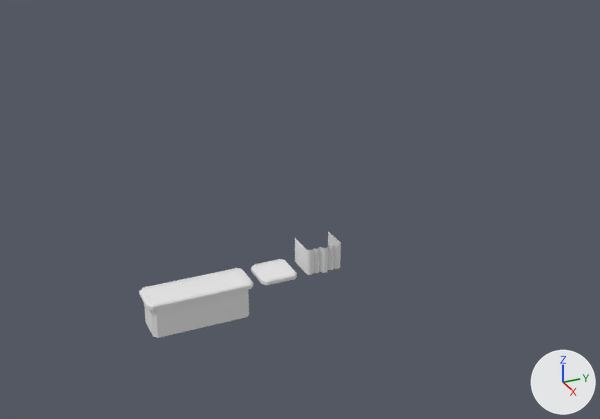
What one commit did to the Blender file Assets/Models/worldmodules.blend.
Before and after are seen from a 50 mm camera at (36.1, -14.7, 21.4) aimed at (-0.5, 1.7, 3.1). Lighting does not change. The marker at lower right points along +X, +Y and +Z.
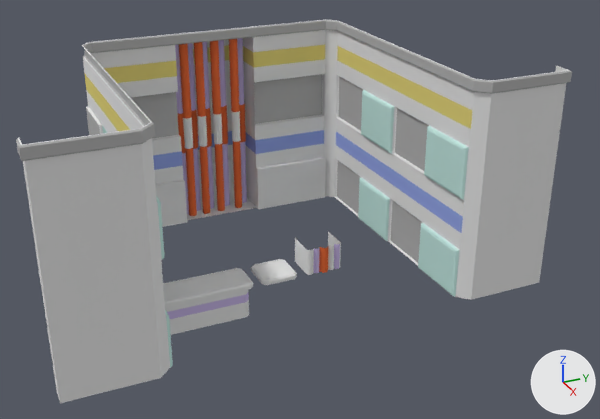
Boxes (x1, y1, x2, y2) around the edits, measured in the pictures (600 x 419 px):
'Big Wall', added: after (16, 20, 572, 403)
    faces in mat_wall (white #e7e7e7): (18, 20, 569, 403)
    faces in mat_otherwall (grey #b5b5b5): (16, 20, 572, 262)
    faces in mat_wall3 (white #c3e7e1): (102, 90, 469, 368)
    faces in mat_pipe_material_3 (orange #e76c3d): (178, 39, 246, 216)
    faces in mat_yellow_wall (yellow #e7d87d): (84, 45, 472, 131)
'Cube.001', recoloured: (295, 234, 341, 274) in both

Edits to the bpy script that builds the scene:
```text
Change mat_pipe_material_3:
    mat_pipe_material_3.base_color: (0.8, 0.8, 0.8) -> (0.8, 0.151, 0.0459)  # white #e7e7e7 -> orange #e76c3c
Add mat_blue_wall:
    mat_blue_wall = diffuse_material('blue wall')
    mat_blue_wall.base_color = (0.307, 0.394, 0.8)  # blue #96a8e7
Add mat_wall3:
    mat_wall3 = diffuse_material('wall3')
    mat_wall3.base_color = (0.547, 0.8, 0.754)  # white #c3e7e1
Add mat_otherwall:
    mat_otherwall = diffuse_material('OtherWall')
    mat_otherwall.base_color = (0.462, 0.462, 0.462)  # grey #b5b5b5
Add mat_yellow_wall:
    mat_yellow_wall = diffuse_material('yellow wall')
    mat_yellow_wall.base_color = (0.8, 0.687, 0.204)  # yellow #e7d87d
Add mat_wall:
    mat_wall = diffuse_material('wall')
    mat_wall.base_color = (0.8, 0.8, 0.8)  # white #e7e7e7
Add me_plane:
    me_plane.from_pydata(...)  # 788 vertices, 635 faces; spans x -12.4..12.4, y -7.1..4.4, z -2.6..15.0
    # faces by material slot: [219, 49, 71, 13, 13, 126, 120, 24]
    me_plane.materials.append(mat_wall)  # white #e7e7e7
    me_plane.materials.append(mat_otherwall)  # grey #b5b5b5
    me_plane.materials.append(mat_wall3)  # white #c3e7e1
    me_plane.materials.append(mat_yellow_wall)  # yellow #e7d87d
    me_plane.materials.append(mat_blue_wall)  # blue #96a8e7
    me_plane.materials.append(mat_pipe_material_3)  # orange #e76c3c
    me_plane.materials.append(mat_pipe_material_2)  # white #e7e7e7
    me_plane.materials.append(mat_pipe_material_1)  # white #e7e7e7
Add ob_big_wall:
    ob_big_wall = bpy.data.objects.new('Big Wall', me_plane)
    ob_big_wall.location = (-8.29, 0.0, 6.78)
    ob_big_wall.rotation_euler = (1.571, 0.0, 1.571)  # degrees (90, 0, 90)
```
